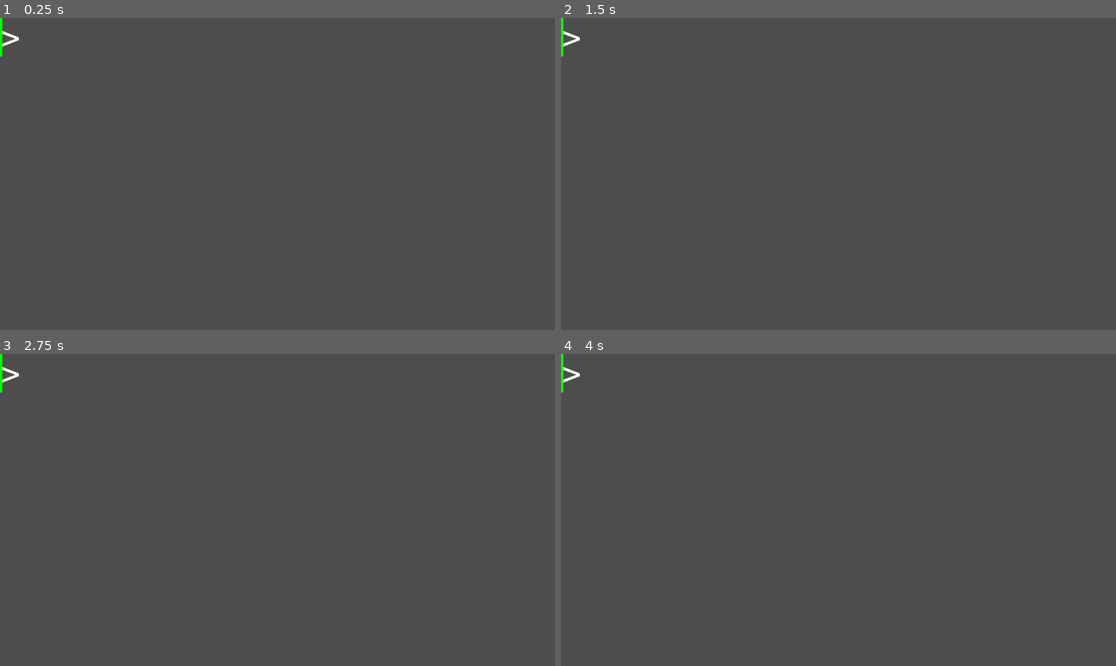
Above: before the commit, frames 1-4 (two rows, left to right).
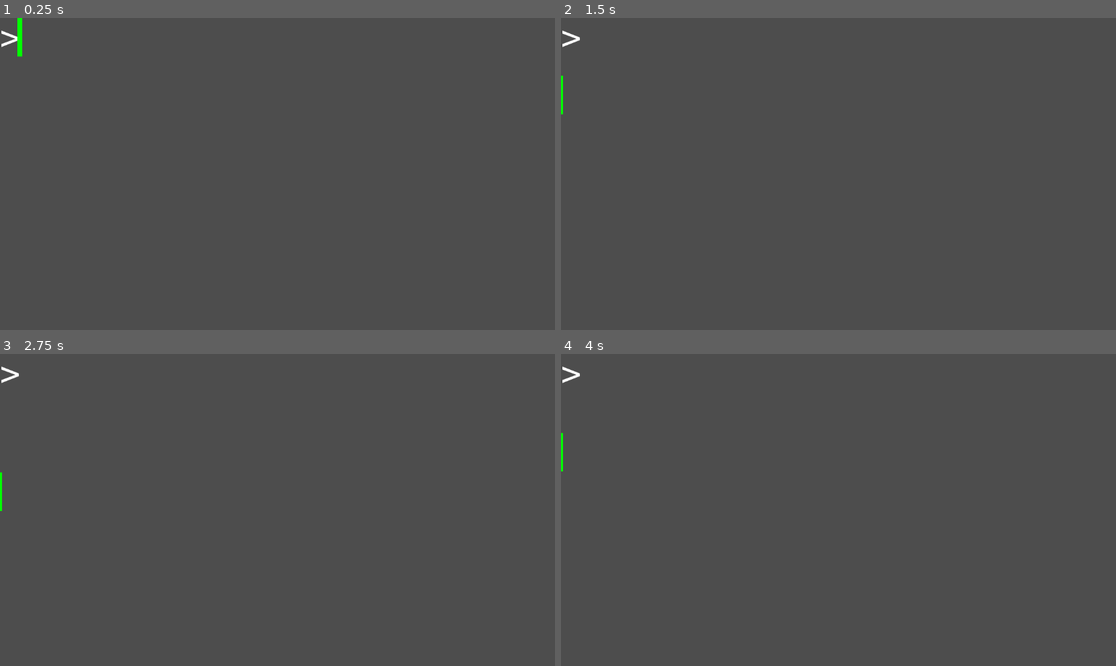
Above: after the commit, the same moments.

Repository: uprun/neon-lights-editor
Game: Godot game, scene res://scenes/canvas-ltd.tscn
Same seed, same stepped clock (60 frames per second), same inputs: the game is played once before the commit and once after it.
Inputs (mouse positions are in pixels of both pictures, inside the frame that each line leads up to):
- Up to frame 1 (0.25 s): no input
- Up to frame 2 (1.5 s): tap Enter at 0.5, 1.35 s; move the mouse to (960, 158) at 0.52 s; hold Right 0.53-1.28 s; tap Backspace at 0.6 s; click (960, 158) at 0.67 s; tap Space at 1.25 s; move the mouse to (727, 189) at 1.27 s; hold Down from 1.28 s (still down)
- Up to frame 3 (2.75 s): tap Enter at 2 s; move the mouse to (333, 441) at 2.02 s; release Down at 2.03 s; hold Right from 2.03 s (still down); tap Backspace at 2.1 s
- Up to frame 4 (4 s): tap Space at 2.75 s; move the mouse to (810, 572) at 2.77 s; release Right at 2.78 s; hold Up 2.78-3.53 s; tap Enter at 2.85, 3.5 s; click (810, 572) at 2.92 s; move the mouse to (1005, 556) at 3.52 s; hold Left from 3.53 s (still down); tap Backspace at 3.6 s

The runs differ from the first frame. In frame 1, 0.2% of the frame differs, in the area x 0-5%, y 0-13%; in frame 2, 0.1%; in frame 3, 0.1%; in frame 4, 0.1%.
Error before the commit: Invalid call. Nonexistent function 'last' in base 'Array'. (res://scenes/rocket-engine.gd:15)
Error after the commit: Attempt to call function 'get_further_side_position' in base 'null instance' on a null instance. (res://scenes/function-node.gd:46)

Commit message:
2024-12-10--00h26m34s

Diff:
--- a/scenes/rocket-engine.gd
+++ b/scenes/rocket-engine.gd
@@ -12,7 +12,7 @@
 	next_position = get_parent().position
 
 func get_destination_location():
-	var final = desired_locations.last()
+	var final = desired_locations.back()
 	if final == null:
 		return next_position
 	else:
